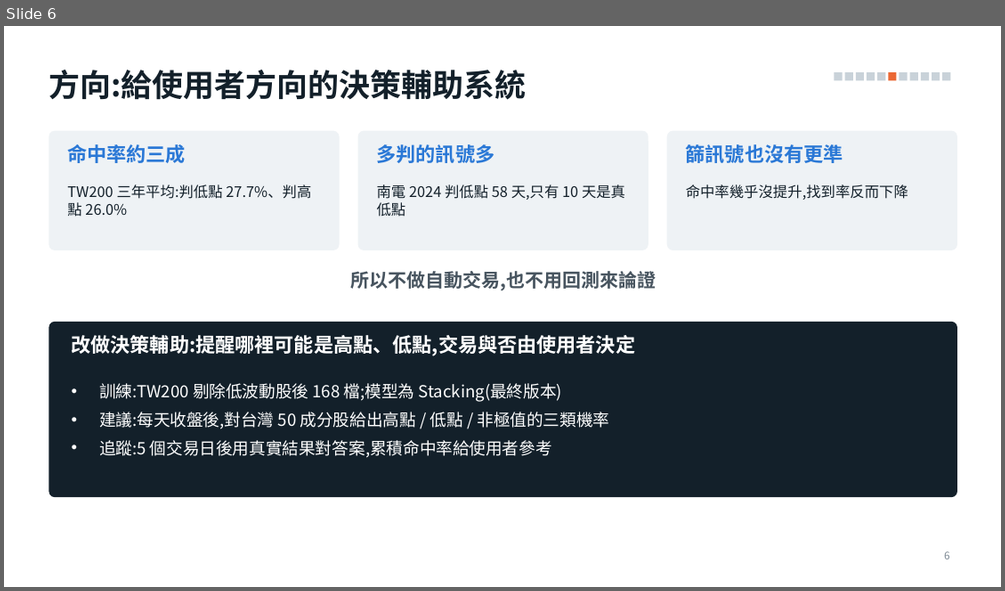
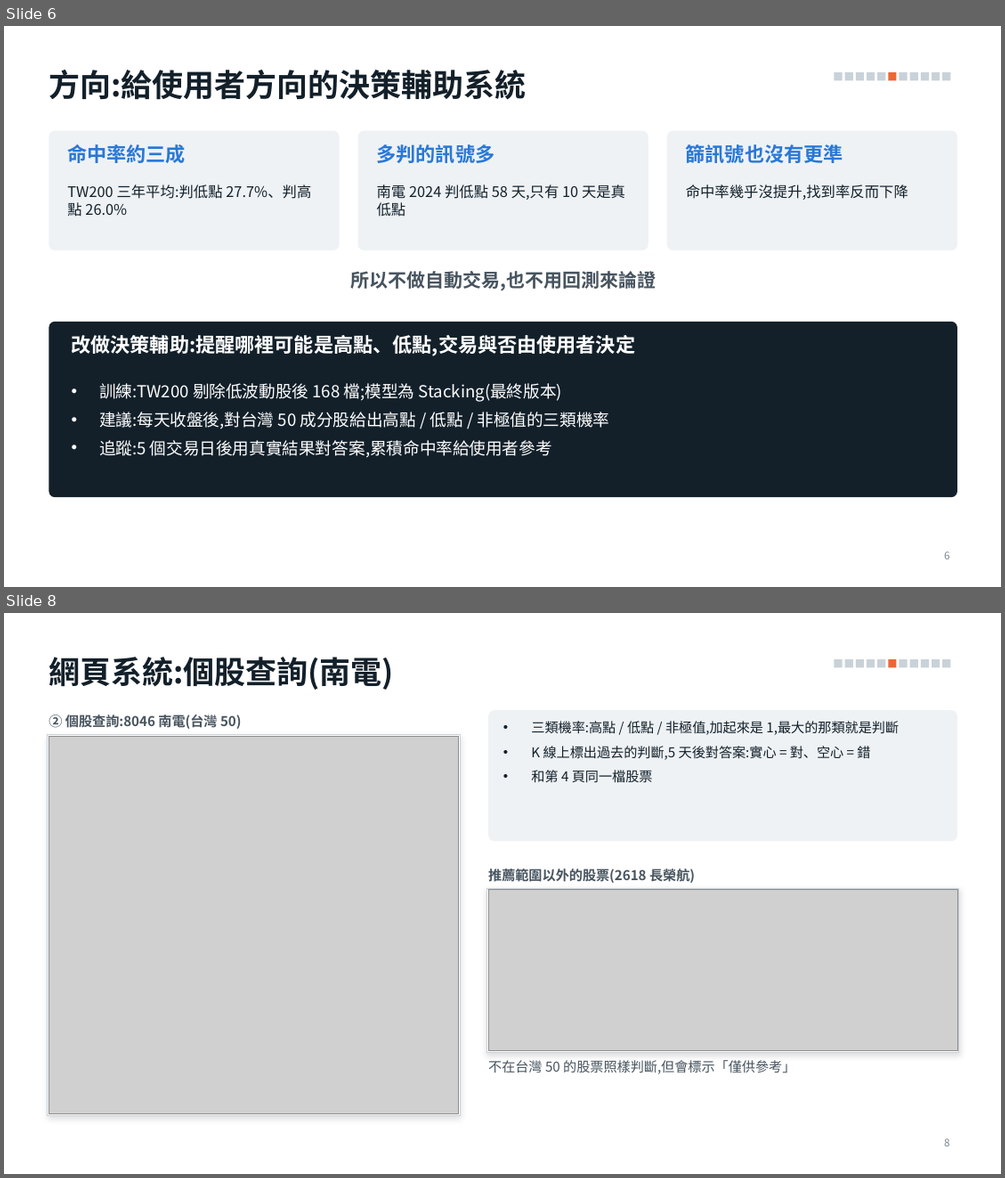
Before and after one commit to alextixu/fcukproject, a slide deck: method_kline_peak/report/kline_peak_report.pptx. Shown one above the other, each under a label of ours: slide 6 before the commit, slides 6 and 8 after it; the slides between them are not shown. The pictures are 1005x591 and 1005x1178 pixels, drawn with LibreOffice and Linux fonts; fonts in the diff are those of the drawing; grey boxes stand for pictures. Boxes give left, top, right and bottom in pixels: in the first picture for what was removed or moved away, otherwise in the second. Text is boxed around its words. In the diff, an @@ line names an element or a change of style, - is before the commit and + after.

```diff
--- a/method_kline_peak/report/kline_peak_report.pptx
+++ b/method_kline_peak/report/kline_peak_report.pptx
@@ slide 8 added at bbox=[4, 613, 1001, 1174], background #FFFFFF; not listed: 11 template elements that a slide beside it also shows @@
@@ title added at bbox=[48, 657, 394, 690], 30 pt, text #13202A, bold @@
+網頁系統:個股查詢(南電)
@@ text added at bbox=[48, 714, 242, 729], 13 pt, text #47545F, bold @@
+② 個股查詢:8046 南電(台灣 50)
@@ rounded rectangle added at bbox=[488, 710, 957, 841], fill #EEF2F5 @@
@@ rectangle added at bbox=[48, 735, 461, 1116], fill #FFFFFF, outline #C9D2D9 1 pt @@
@@ picture added at bbox=[48, 737, 459, 1114] @@
@@ text added at bbox=[531, 721, 898, 783], 13 pt, text #13202A @@
+• 三類機率:高點 / 低點 / 非極值,加起來是 1,最大的那類就是判斷
+• K 線上標出過去的判斷,5 天後對答案:實心 = 對、空心 = 錯
+• 和第 4 頁同一檔股票
@@ text added at bbox=[488, 868, 695, 883], 13 pt, text #47545F, bold @@
+推薦範圍以外的股票(2618 長榮航)
@@ rectangle added at bbox=[487, 888, 959, 1053], fill #FFFFFF, outline #C9D2D9 1 pt @@
@@ picture added at bbox=[488, 890, 957, 1051] @@
@@ text added at bbox=[488, 1060, 795, 1074], 13 pt, text #47545F @@
+不在台灣 50 的股票照樣判斷,但會標示「僅供參考」
@@ page number added at bbox=[944, 1138, 949, 1146], 10 pt, text #7A8691 @@
+8
```
Also in this commit, not shown: 2 other slides added, 6 other files.
